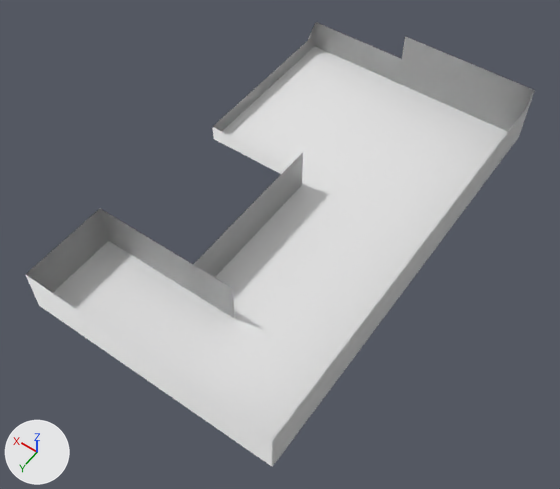
An edit to the glTF model game/assets/objects/s_hq_dam.glb, drawn before and after from the same camera.
The view is the same before and after, from a 50 mm lens placed at (-17.3, 31.5, 38.7), pointed at (0.3, 6.9, 0.0). Lighting does not change. The marker at lower left points along +X, +Y and +Z. The picture after the commit comes second. Vertices at exactly the same position are counted once.

The first picture shows 'S_SensorControlDAM'.
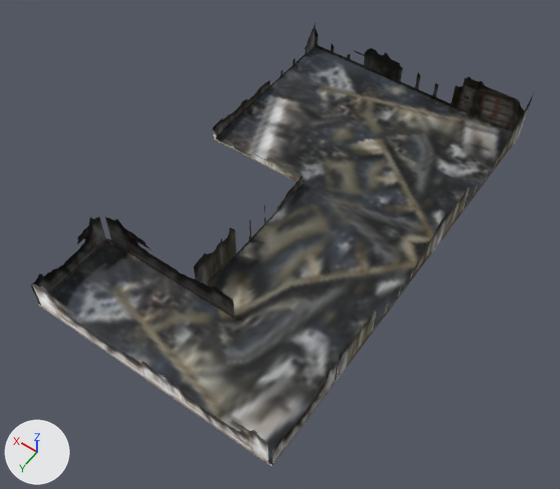
Where the change shows, as pixel boxes [x1, y1, x2, y2] in the pictures (560 x 489 px):
part 1 of me_s_sensorcontroldam, recoloured: [31, 22, 534, 466] in both
part 2 of me_s_sensorcontroldam, recoloured (white to grey): before [53, 46, 508, 441]; after [40, 46, 511, 467]

What the commit changed:
Picture 'Image_1' (img_image_1) is new.
Picture 'Image_0' (img_image_0) is new.
Material 'mech.001' (mat_mech_001) is new.
Its texture is img_image_1.
Its metallic is 0.3.
Its roughness is 0.6.
Material 'mech' (mat_mech) is new.
Uses the picture img_image_0.
me_s_sensorcontroldam has 39 vertices, 45 faces and spans x -7.9..9.6, y -10.8..19.0, z 0.0..4.3.
me_s_sensorcontroldam is used by ob_s_sensorcontroldam; location (0.0, 0.0, 0.0).
me_s_sensorcontroldam part 1: all 37 faces centred in x -7.9..9.6, y -10.8..19.0, z 0.4..3.6 switch from no material to mat_mech.
me_s_sensorcontroldam part 2: all 8 faces centred in x -4.6..5.9, y -6.6..17.0, z 0.0 switch from no material to mat_mech_001 (picture img_image_1).
